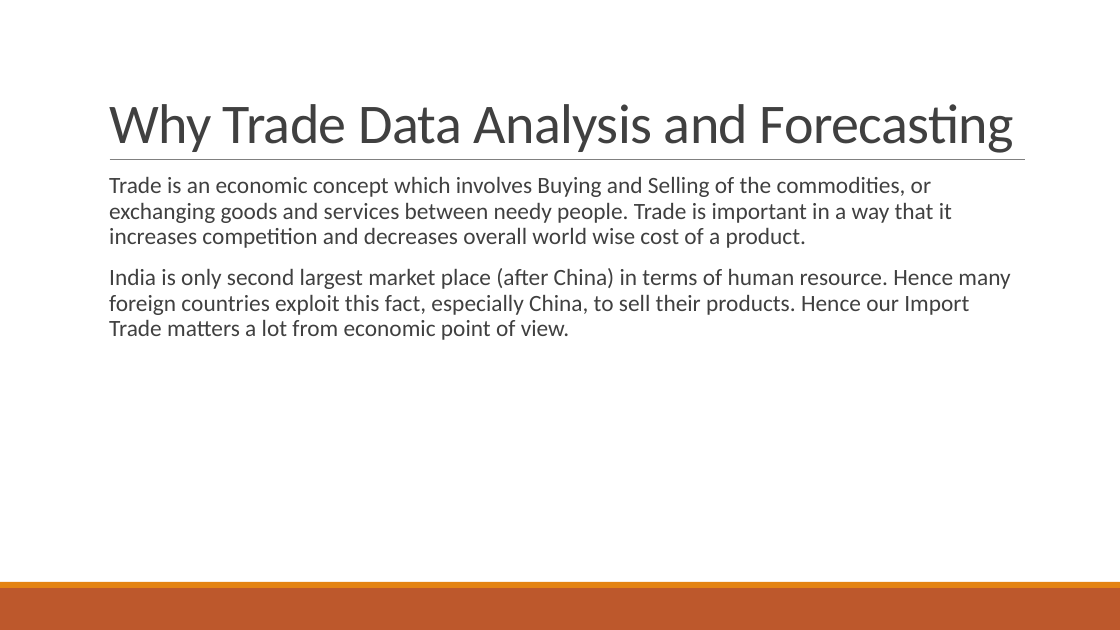
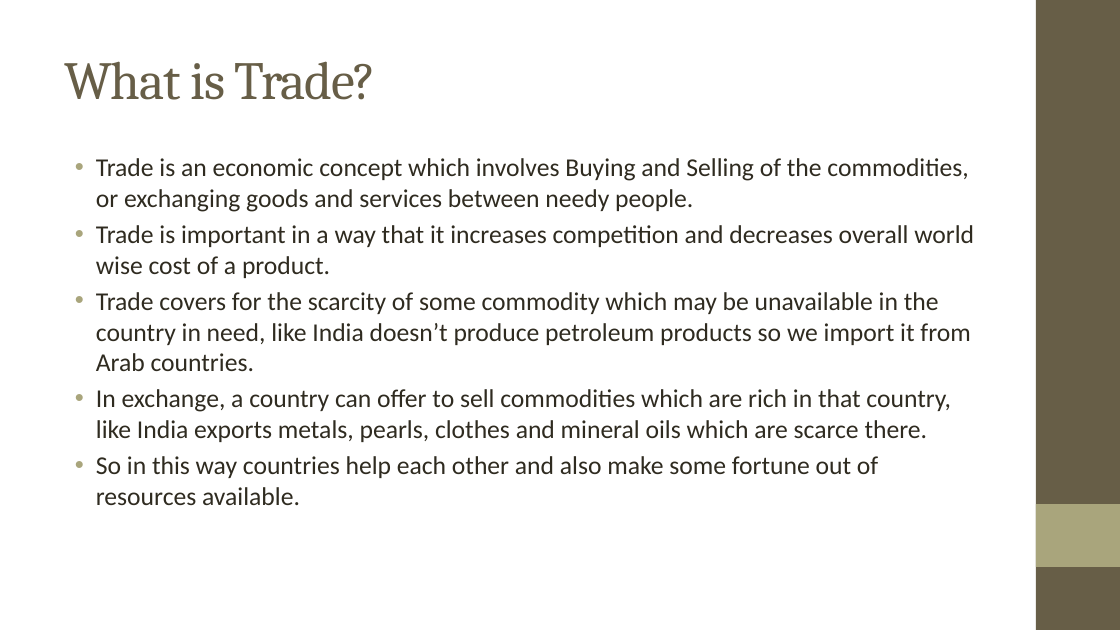
Before and after one commit to ForkedRepositories/Indian-Trade-Data-Analysis-and-Forecasting, a slide deck: slide 2 of Documents/Final Thesis/Indian Trade Analysis and Forecasting.pptx. Drawn at 1120x630 pixels with LibreOffice and Linux fonts; fonts in the diff are those of the drawing; background and template pictures are left out. Boxes give left, top, right and bottom in pixels: in the first picture for what was removed or moved away, otherwise in the second. Text is boxed around its words. In the diff, an @@ line names an element or a change of style, - is before the commit and + after.

```diff
--- a/Documents/Final Thesis/Indian Trade Analysis and Forecasting.pptx
+++ b/Documents/Final Thesis/Indian Trade Analysis and Forecasting.pptx
@@ title "What is Trade?" at [64, 61, 377, 100]: vertical alignment bottom to middle @@
@@ rectangle added at [1036, 0, 1120, 630], fill #675E47 @@
@@ title at [64, 61, 377, 100]: text changed; size 48 to 46 pt; font Calibri to Cambria; text colour #404040 to #675E47 @@
-Why Trade Data Analysis and Forecasting
+What is Trade?
@@ text at [96, 158, 974, 505]: text changed; size 20 to 22 pt; text colour #404040 to #2F2B20 @@
-  Trade is an economic concept which involves Buying and Selling of the commodities, or exchanging goods and services between needy people. Trade is important in a way that it increases competition and decreases overall world wise cost of a product.
-  India is only second largest market place (after China) in terms of human resource. Hence many foreign countries exploit this fact, especially China, to sell their products. Hence our Import Trade matters a lot from economic point of view.
+• Trade is an economic concept which involves Buying and Selling of the commodities, or exchanging goods and services between needy people.
+• Trade is important in a way that it increases competition and decreases overall world wise cost of a product.
+• Trade covers for the scarcity of some commodity which may be unavailable in the country in need, like India doesn’t produce petroleum products so we import it from Arab countries.
+• In exchange, a country can offer to sell commodities which are rich in that country, like India exports metals, pearls, clothes and mineral oils which are scarce there.
+• So in this way countries help each other and also make some fortune out of resources available.
@@ line removed from (110, 160) to (1026, 160) @@
@@ rectangle added at [1036, 504, 1120, 567], fill #A9A57C @@
@@ rectangle removed at [0, 588, 1120, 630] @@
@@ rectangle removed at [0, 582, 1120, 588] @@
```
Also in this commit, not shown: 10 other slides changed, 7 slides added, 3 slides removed.
